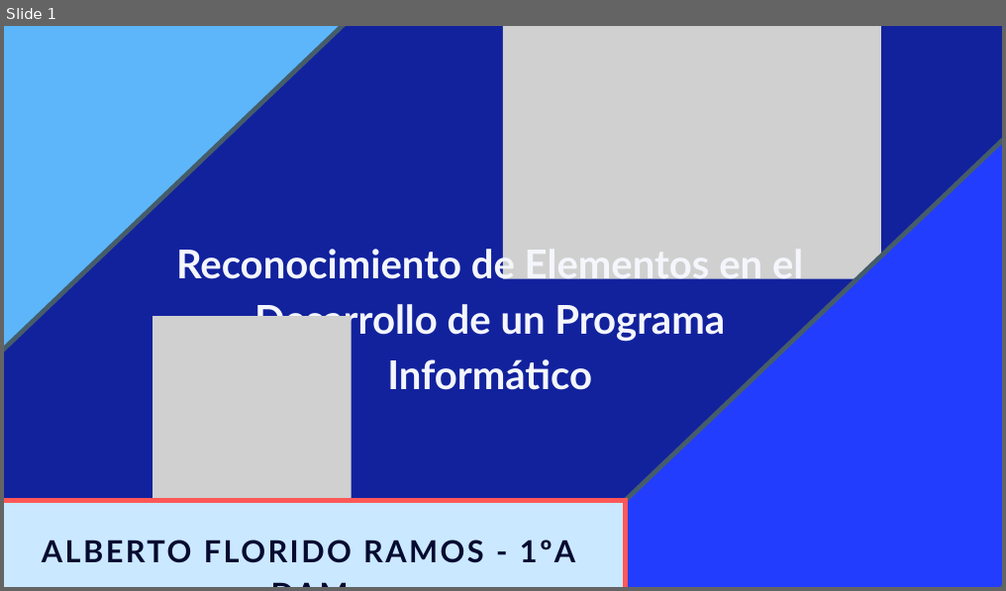
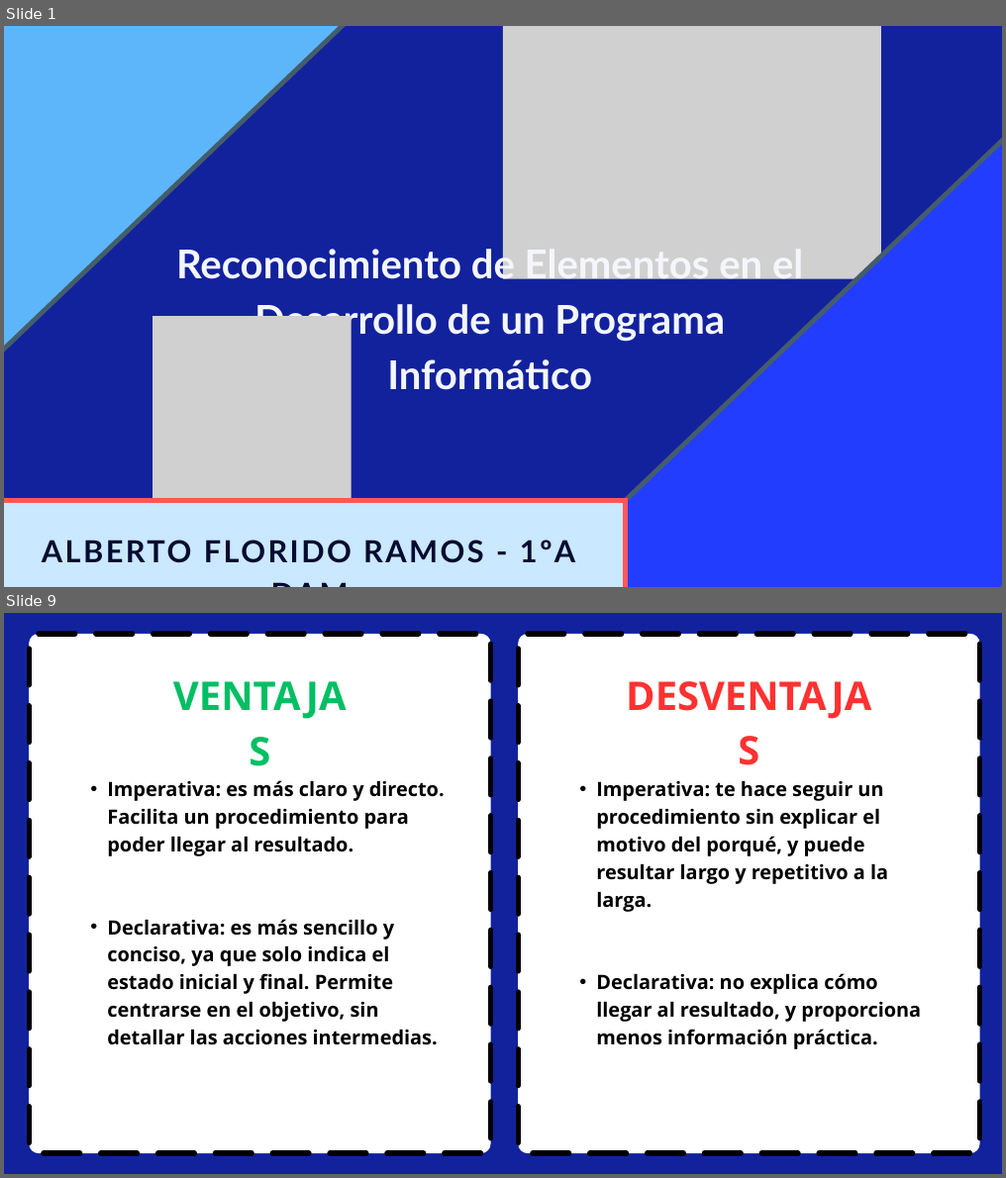
Before and after one commit to albertofloram05/Entornos-de-desarrollo, a slide deck: Reconocimiento de Elementos en el Desarrollo de un Programa Informático.pptx. Shown one above the other, each under a label of ours: slide 1 before the commit, slides 1 and 9 after it; the slides between them are not shown. The pictures are 1006x591 and 1006x1178 pixels, drawn with LibreOffice and Linux fonts; fonts in the diff are those of the drawing; grey boxes stand for pictures. Boxes give left, top, right and bottom in pixels: in the first picture for what was removed or moved away, otherwise in the second. Text is boxed around its words. In the diff, an @@ line names an element or a change of style, - is before the commit and + after.

```diff
--- a/Reconocimiento de Elementos en el Desarrollo de un Programa Informático.pptx
+++ b/Reconocimiento de Elementos en el Desarrollo de un Programa Informático.pptx
@@ slide 9 added at (4, 613, 1002, 1174), background #12229D @@
@@ freeform shape added at (29, 634, 490, 1154), fill #FFFFFF, outline #000000 7.5 pt dashed @@
@@ freeform shape added at (518, 634, 979, 1154), fill #FFFFFF, outline #000000 7.5 pt dashed @@
@@ text added at (163, 663, 355, 716), 57 pt, text #00BF63, bold @@
+VENTAJAS
@@ text added at (616, 663, 882, 716), 57 pt, text #FF3131, bold @@
+DESVENTAJAS
@@ text added at (107, 780, 445, 857), 28.5 pt, text #000000, bold @@
+  • Imperativa: es más claro y directo. Facilita un procedimiento para poder llegar al resultado.
@@ text added at (596, 781, 888, 912), 28.5 pt, text #000000, bold @@
+  • Imperativa: te hace seguir un procedimiento sin explicar el motivo del porqué, y puede resultar largo y repetitivo a la larga.
@@ text added at (107, 919, 438, 1046), 28.5 pt, text #000000, bold @@
+  • Declarativa: es más sencillo y conciso, ya que solo indica el estado inicial y final. Permite centrarse en el objetivo, sin detallar las acciones intermedias.
@@ text added at (596, 973, 921, 1050), 28.5 pt, text #000000, bold @@
+  • Declarativa: no explica cómo llegar al resultado, y proporciona menos información práctica.
```
Also in this commit, not shown: 4 slides changed, 4 other slides added, 2 slides removed, 1 other file.
